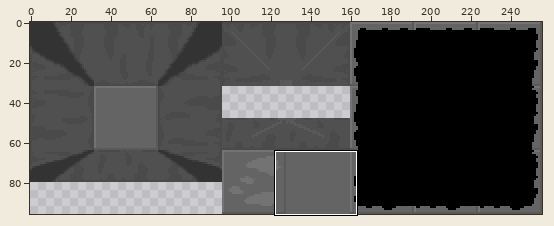
Two versions of one sprite sheet, assets/Map/stone_tiles.png. The first picture is a wide view before the edit; the outline marks the close-up.
Close-up. Before the commit:
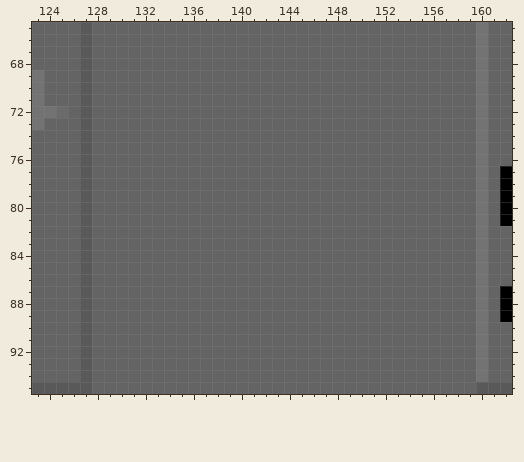
The file is 256x96 pixels. Colours within 5 levels of each other are drawn and written as one. Shown: x 123..162, y 65..95.
Once edited:
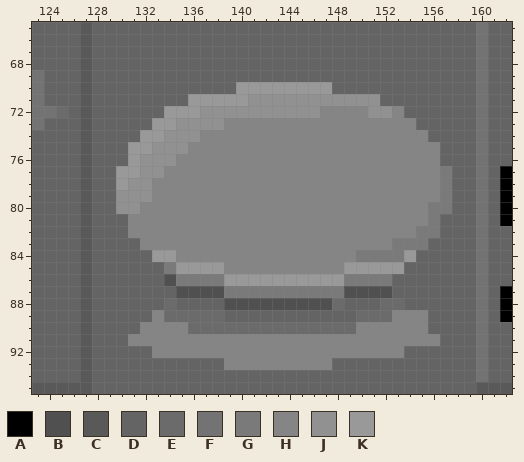
Palette (. is transparent): A #000000  B #505050  C #595959  D #646464  E #6b6b6b  F #737373  G #7a7a7a  H #858585  J #919191  K #999999
Difference:
Colour B replaces colour D in row 86 at x 134; in row 87 at x 135 to 138 and 149 to 152; in row 88 at x 139 to 147.
Colour E replaces colour D in row 88 at x 134, 148 and 152 to 153; in row 89 at x 134 to 138 and 150 to 152; in row 90 at x 136 to 149.
Colour G replaces colour D in rows 77 to 79 at x 157; in row 80 at x 156 to 157; in row 81 at x 156; in row 82 at x 155 to 156; in row 83 at x 153 to 155; in row 84 at x 150 to 153.
Colour G replaces colour D in row 85 at x 134; in row 86 at x 135 to 138 and 149 to 152; in row 87 at x 139 to 148.
Colour H replaces colour D in row 72 at x 147 to 150 and 153; in row 73 at x 139 to 154; in row 74 at x 137 to 155; in row 75 at x 136 to 156; in row 76 at x 135 to 156; in row 77 at x 134 to 156.
Colour H replaces colour D in rows 78 to 79 at x 133 to 156; in row 80 at x 132 to 155; in row 81 at x 131 to 155; in row 82 at x 131 to 154; in row 83 at x 132 to 152; in row 84 at x 135 to 149.
Colour H replaces colour D in row 85 at x 139 to 148; in row 89 at x 133 and 153 to 155; in row 90 at x 132 to 135 and 150 to 155; in row 91 at x 131 to 156; in row 92 at x 133 to 153; in row 93 at x 139 to 147.
Colour J replaces colour D in row 71 at x 141 to 151; in row 72 at x 137 to 146 and 151 to 152; in row 73 at x 135 to 138; in row 74 at x 134 to 136; in row 75 at x 133 to 135; in row 76 at x 132 to 134.
Colour J replaces colour D in row 77 at x 132 to 133; in row 78 at x 131 to 132; in row 79 at x 130 to 132; in row 80 at x 130 to 131.
Colour K replaces colour D in row 70 at x 140 to 147; in row 71 at x 136 to 140; in row 72 at x 134 to 136; in row 73 at x 133 to 134; in row 74 at x 132 to 133; in row 75 at x 131 to 132.
Colour K replaces colour D in row 76 at x 131; in row 77 at x 130 to 131; in row 78 at x 130; in row 84 at x 133 to 134 and 154; in row 85 at x 135 to 138 and 149 to 153; in row 86 at x 139 to 148.
